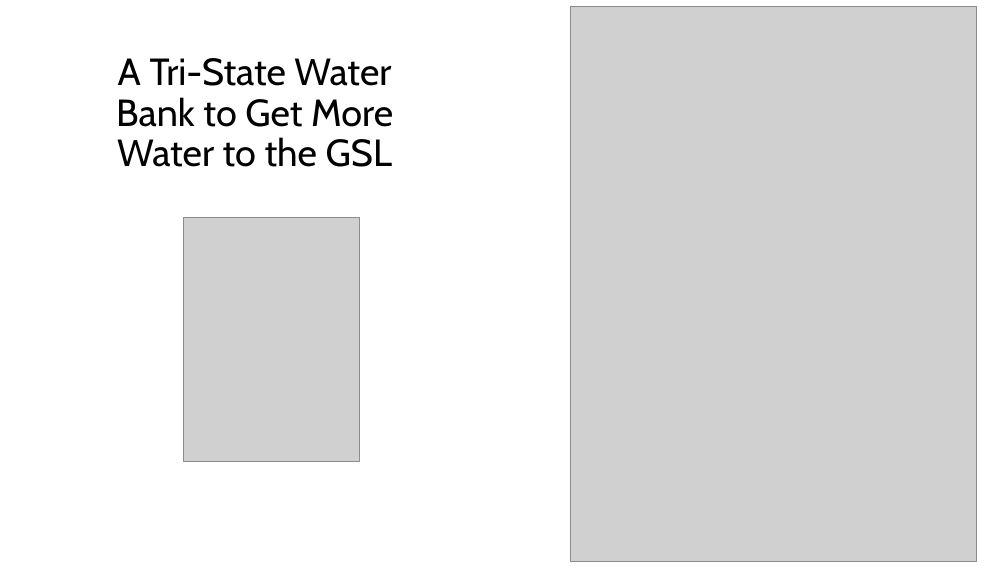
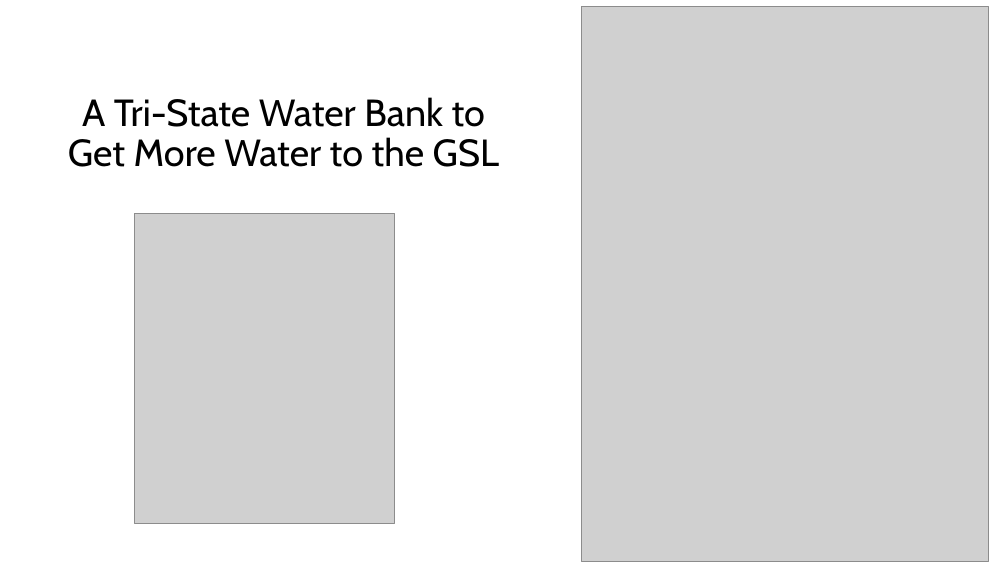
Before and after one commit to HaadiaBaig/BearRiverWaterBank, a slide deck: slide 2 of Session Guide/IntroPresentation.pptx. Drawn at 1008x567 pixels with LibreOffice and Linux fonts; fonts in the diff are those of the drawing; grey boxes stand for pictures. Boxes give left, top, right and bottom in pixels: in the first picture for what was removed or moved away, otherwise in the second. Text is boxed around its words. In the diff, an @@ line names an element or a change of style, - is before the commit and + after.

```diff
--- a/Session Guide/IntroPresentation.pptx
+++ b/Session Guide/IntroPresentation.pptx
@@ picture: place and size @@
-picture at [570, 6, 977, 561]
+picture at [582, 6, 989, 561]
@@ title "A Tri-State Water Bank to ..." rewrapped from [116, 58, 393, 167] to [68, 97, 499, 167] @@
@@ picture: place and size @@
-picture at [184, 218, 359, 461]
+picture at [135, 213, 395, 523]
```
Also in this commit, not shown: 2 other slides changed, 2 slides added, 1 slide removed.
